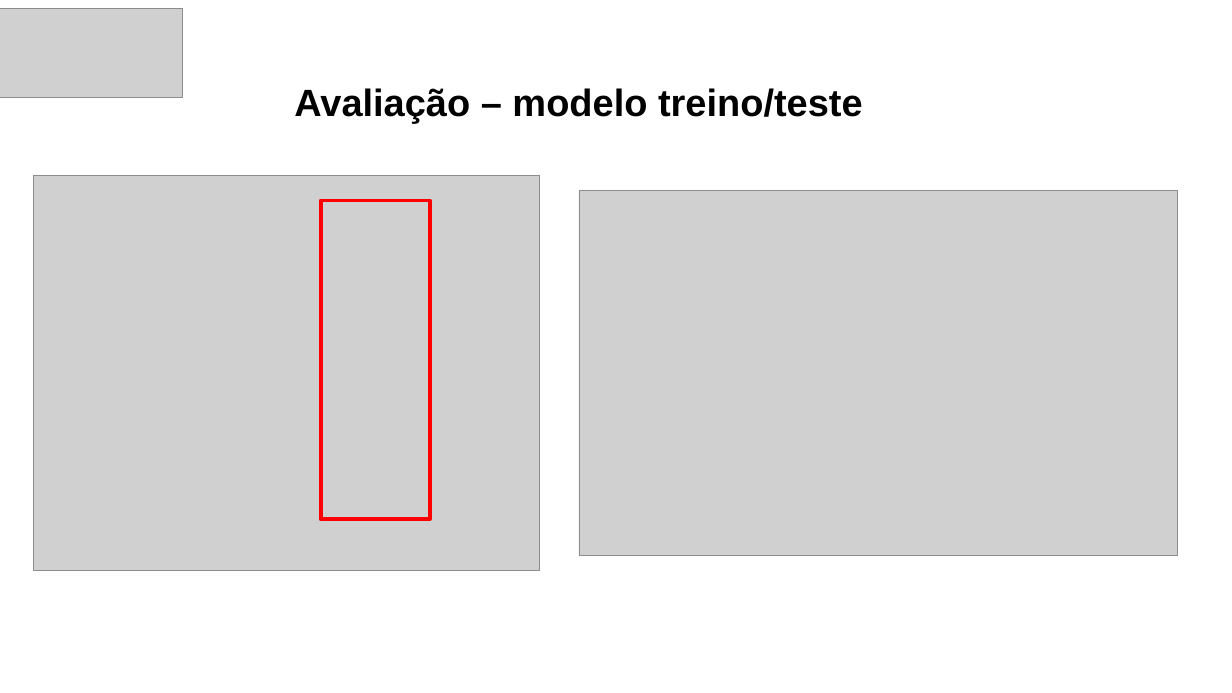
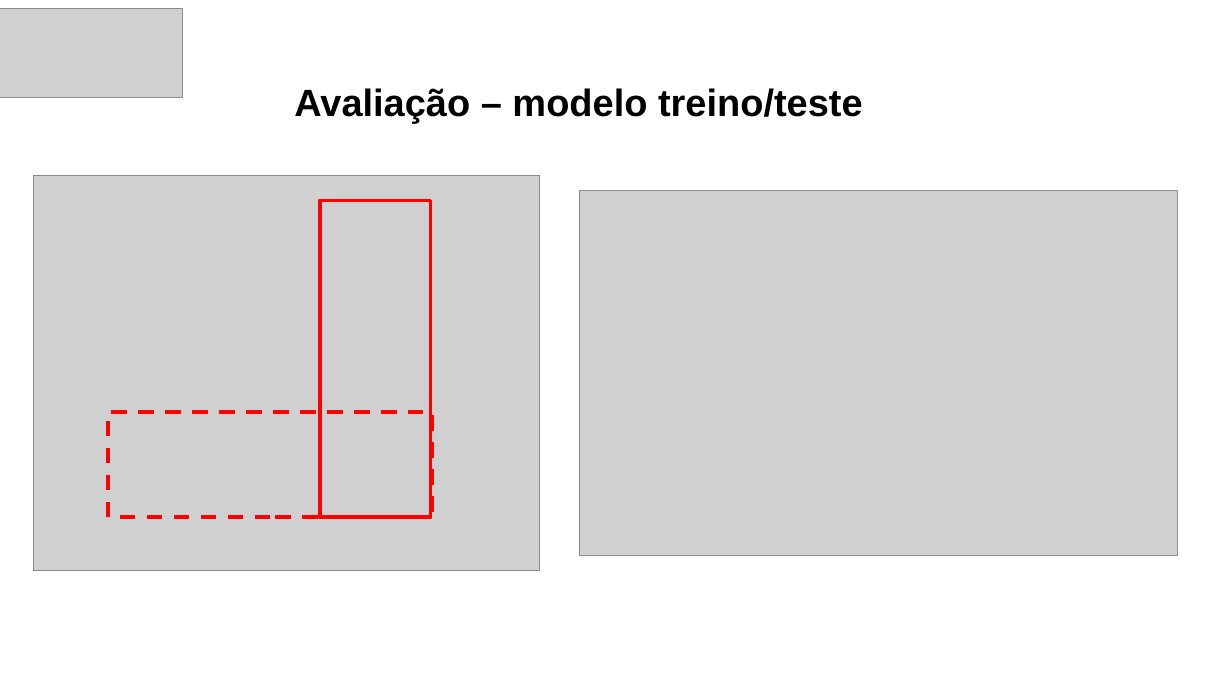
Before and after one commit to mariananresende/averiguacao_cadastral, a slide deck: slide 8 of Projeto_bootcamp_balanceado.pptx. Drawn at 1232x693 pixels with LibreOffice and Linux fonts; fonts in the diff are those of the drawing; grey boxes stand for pictures. Boxes give left, top, right and bottom in pixels: in the first picture for what was removed or moved away, otherwise in the second. Text is boxed around its words. In the diff, an @@ line names an element or a change of style, - is before the commit and + after.

```diff
--- a/Projeto_bootcamp_balanceado.pptx
+++ b/Projeto_bootcamp_balanceado.pptx
@@ rectangle added at (108,412,432,518), outline #FF0000 3 pt dashed @@
```
Also in this commit, not shown: 4 other slides changed, 1 slide added, 5 other files.
